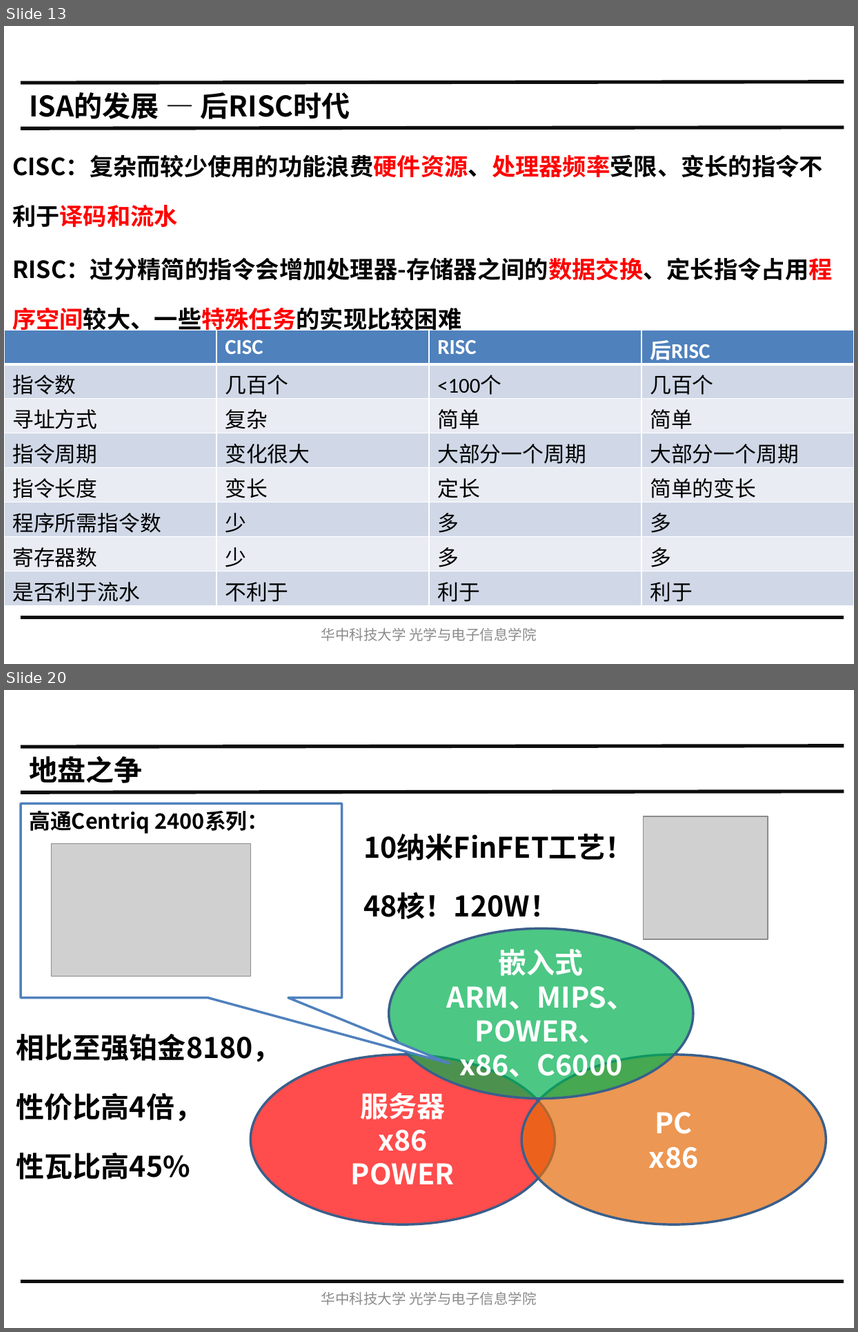
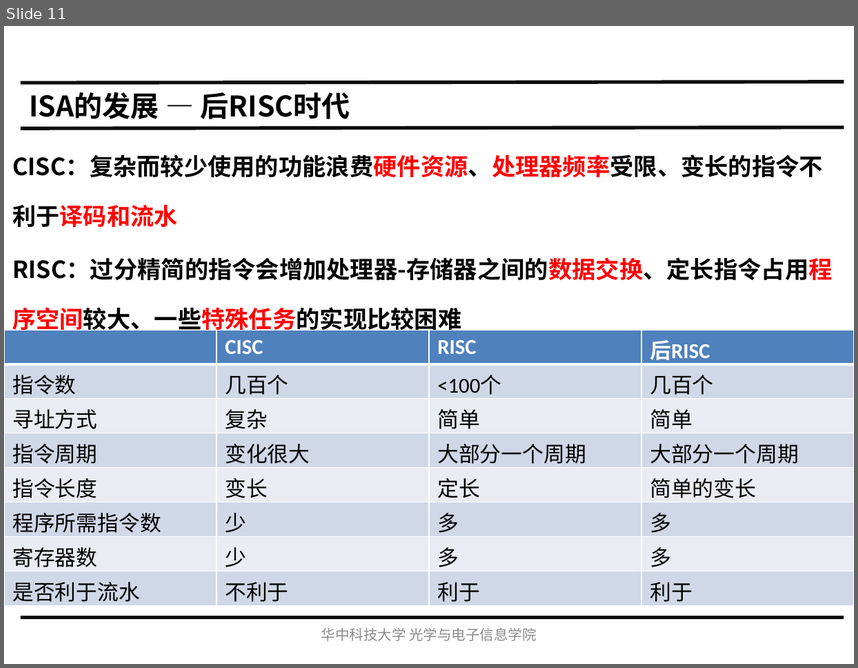
Before and after one commit to hust-gaoyujing/ic_resource, a slide deck: ic_design/computer organization and design/PPT/Ch2 指令集体系结构A_主流ISA (1).pptx. Shown one above the other, each under a label of ours: slides 13 and 20 before the commit, slide 11 after it; the slides between them are not shown. The pictures are 858x1332 and 858x668 pixels, drawn with LibreOffice and Linux fonts; fonts in the diff are those of the drawing; grey boxes stand for pictures. Boxes give left, top, right and bottom in pixels: in the first picture for what was removed or moved away, otherwise in the second. Text is boxed around its words. In the diff, an @@ line names an element or a change of style, - is before the commit and + after.

```diff
--- a/ic_design/computer organization and design/PPT/Ch2 指令集体系结构A_主流ISA (1).pptx
+++ b/ic_design/computer organization and design/PPT/Ch2 指令集体系结构A_主流ISA (1).pptx
@@ slide 20 removed at [4, 690, 854, 1328], background #FFFFFF @@
@@ line removed from (21, 747) to (844, 746) @@
@@ text removed at [29, 756, 142, 783] @@
-地盘之争
@@ line removed from (21, 792) to (844, 791) @@
@@ speech box removed at [21, 803, 342, 997] @@
-高通Centriq 2400系列：
@@ text removed at [363, 834, 634, 860] @@
-10纳米FinFET工艺！
@@ picture removed at [643, 817, 769, 939] @@
@@ picture removed at [52, 843, 250, 976] @@
@@ text removed at [363, 892, 558, 919] @@
-48核！120W！
@@ ellipse removed at [389, 928, 693, 1098] @@
-嵌入式
-ARM、MIPS、POWER、x86、C6000
@@ text removed at [16, 1034, 281, 1179] @@
-相比至强铂金8180，性价比高4倍，
-性瓦比高45%
@@ ellipse removed at [250, 1055, 555, 1225] @@
-服务器
-x86
-POWER
@@ ellipse removed at [522, 1055, 826, 1225] @@
-PC
-x86
@@ line removed from (21, 1281) to (844, 1281) @@
@@ text removed at [321, 1292, 537, 1305] @@
-华中科技大学 光学与电子信息学院
@@ what was slide 13 is now slide 11 @@
```
Also in this commit, not shown: 1 slide changed, 21 other slides removed, 1 other file.
